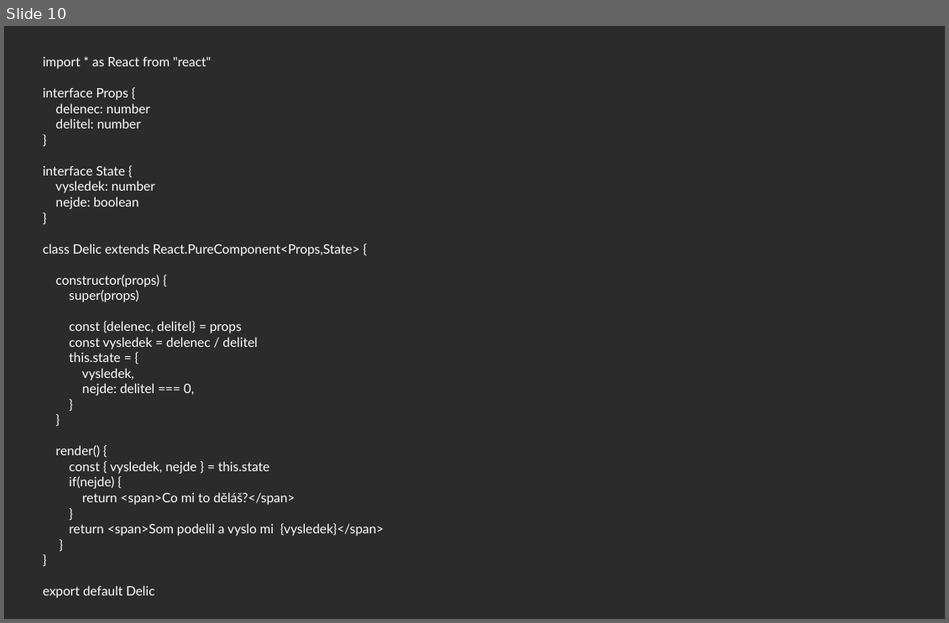
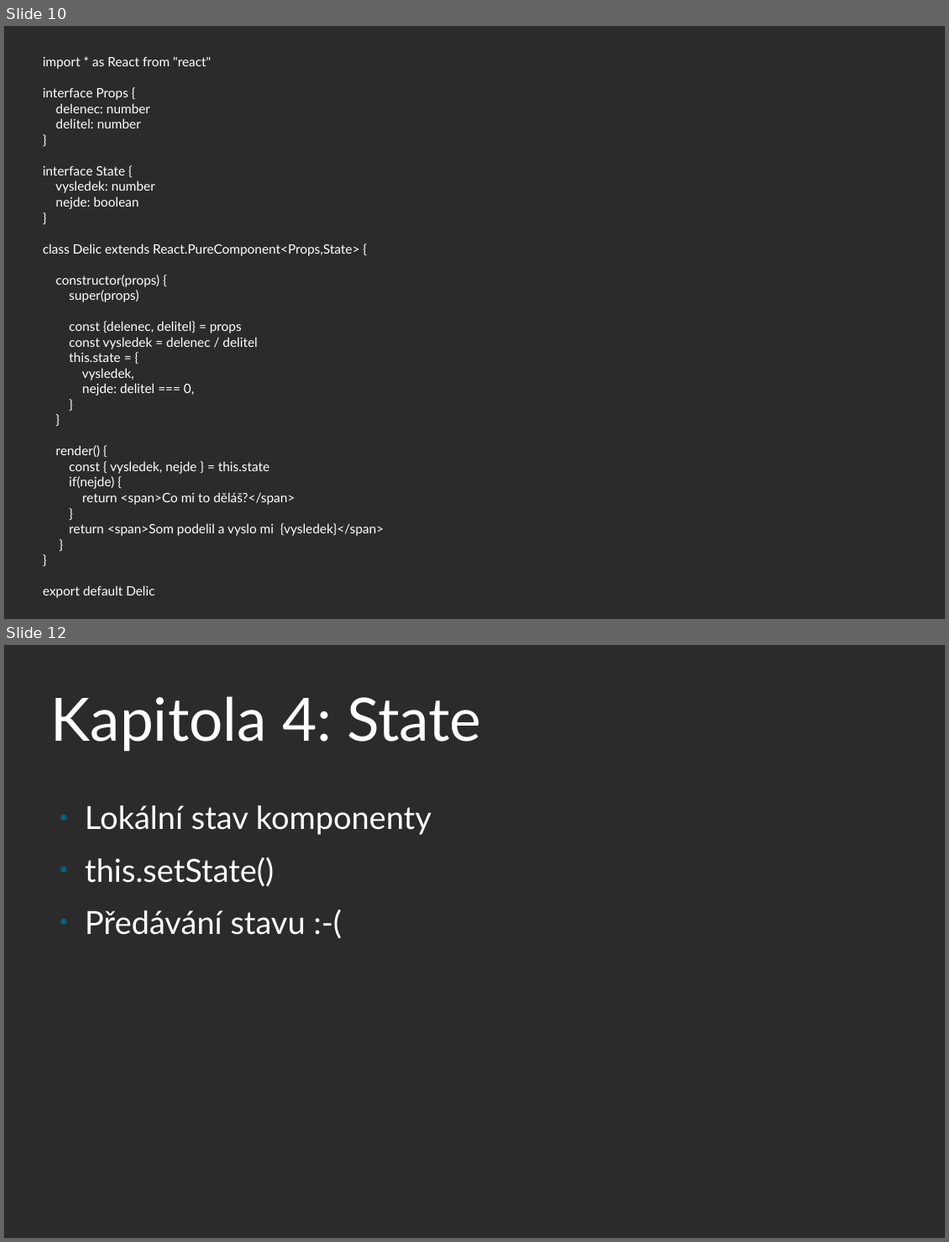
Before and after one commit to martinhrncir/starter, a slide deck: src/presentation/prezentace.odp. Shown one above the other, each under a label of ours: slide 10 before the commit, slides 10 and 12 after it; the slides between them are not shown. The pictures are 949x623 and 949x1242 pixels, drawn with LibreOffice and Linux fonts; fonts in the diff are those of the drawing; background and template pictures are left out; a plain dark background stands for a picture behind light text. Boxes give left, top, right and bottom in pixels: in the first picture for what was removed or moved away, otherwise in the second. Text is boxed around its words. In the diff, an @@ line names an element or a change of style, - is before the commit and + after.

```diff
--- a/src/presentation/prezentace.odp
+++ b/src/presentation/prezentace.odp
@@ slide 12 added at box(4, 645, 945, 1238), background picture (left out) @@
@@ title added at box(51, 696, 481, 752), 60 pt, text #FFFFFF @@
+Kapitola 4: State
@@ text added at box(85, 805, 432, 935), 32 pt, text #FFFFFF @@
+● Lokální stav komponenty
+● this.setState()
+● Předávání stavu :-(
```
Also in this commit, not shown: 6 slides changed, 1 other slide added, 18 other files.
